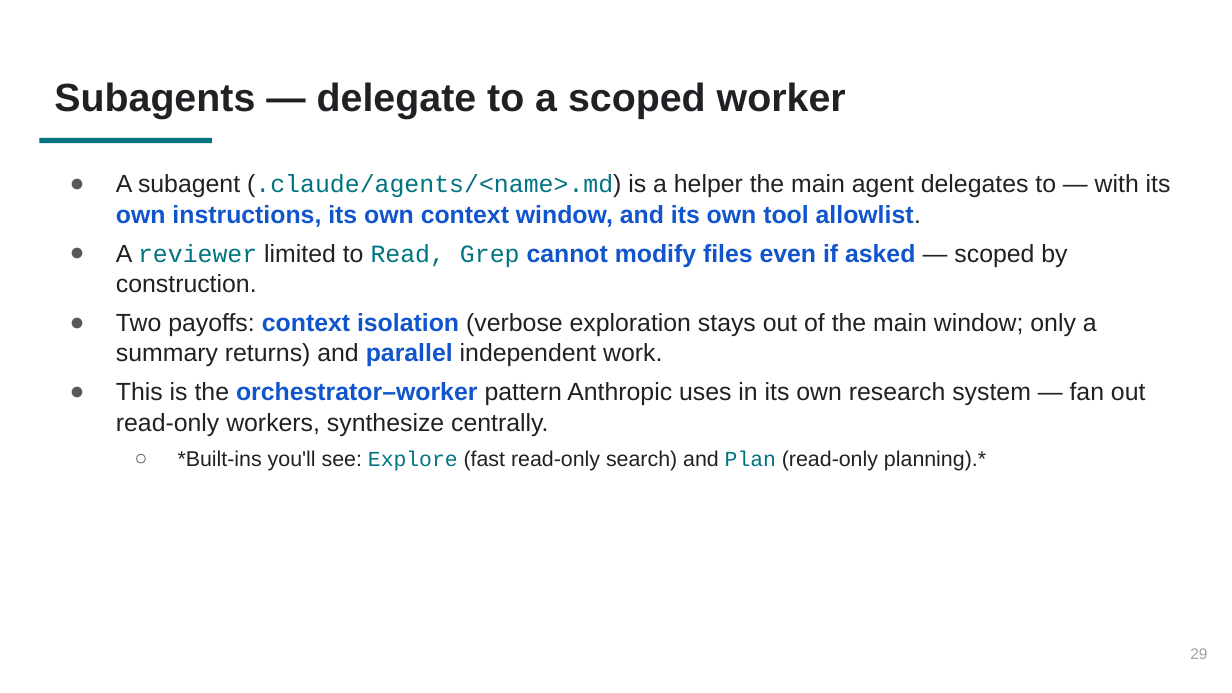
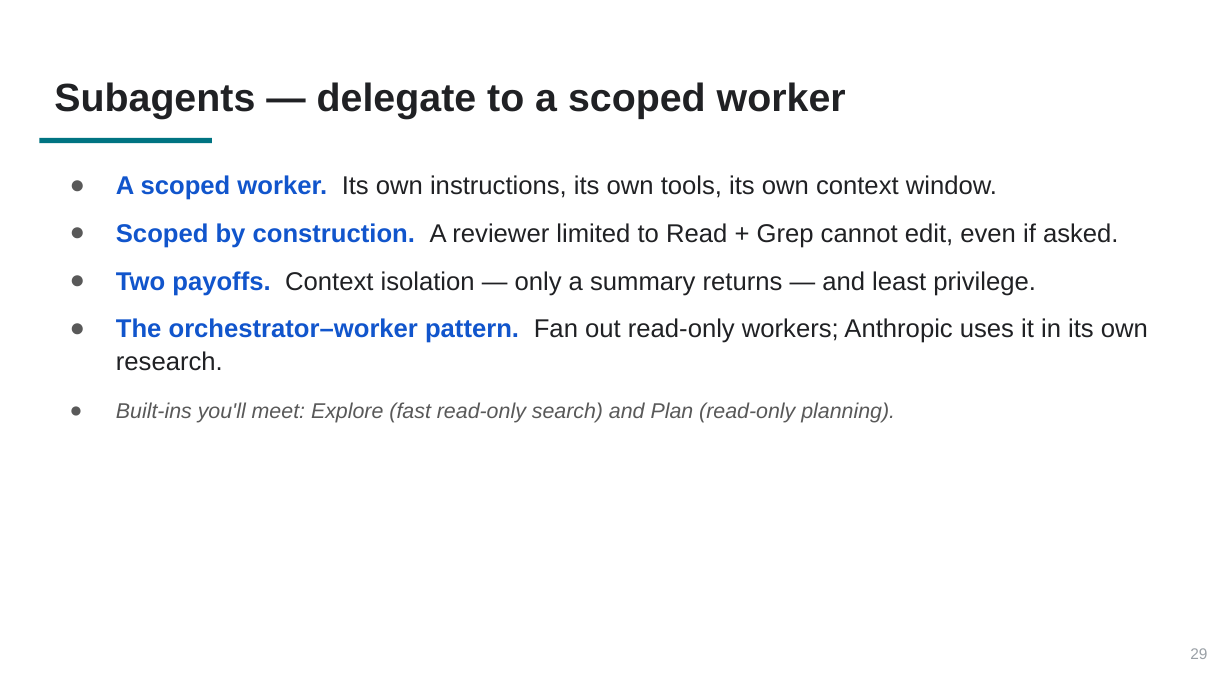
Before and after one commit to PursuitOfDataScience/uchicago-workshops, a slide deck: slide 29 of claude-code-tutorial/claude-code-tutorial.pptx. Drawn at 1232x693 pixels with LibreOffice and Linux fonts; fonts in the diff are those of the drawing. Boxes give left, top, right and bottom in pixels: in the first picture for what was removed or moved away, otherwise in the second. Text is boxed around its words. In the diff, an @@ line names an element or a change of style, - is before the commit and + after.

```diff
--- a/claude-code-tutorial/claude-code-tutorial.pptx
+++ b/claude-code-tutorial/claude-code-tutorial.pptx
@@ text at bbox=[116, 175, 1148, 423]: text changed; size 14.5 to 15 pt @@
-● A subagent (.claude/agents/<name>.md) is a helper the main agent delegates to — with its own instructions, its own context window, and its own tool allowlist.
-● A reviewer limited to Read, Grep cannot modify files even if asked — scoped by construction.
-● Two payoffs: context isolation (verbose exploration stays out of the main window; only a summary returns) and parallel independent work.
-● This is the orchestrator–worker pattern Anthropic uses in its own research system — fan out read-only workers, synthesize centrally.
-  ○ *Built-ins you'll see: Explore (fast read-only search) and Plan (read-only planning).*
+● A scoped worker. Its own instructions, its own tools, its own context window.
+● Scoped by construction. A reviewer limited to Read + Grep cannot edit, even if asked.
+● Two payoffs. Context isolation — only a summary returns — and least privilege.
+● The orchestrator–worker pattern. Fan out read-only workers; Anthropic uses it in its own research.
+● Built-ins you'll meet: Explore (fast read-only search) and Plan (read-only planning).
```
Also in this commit, not shown: 35 other slides changed, 3 other files.
